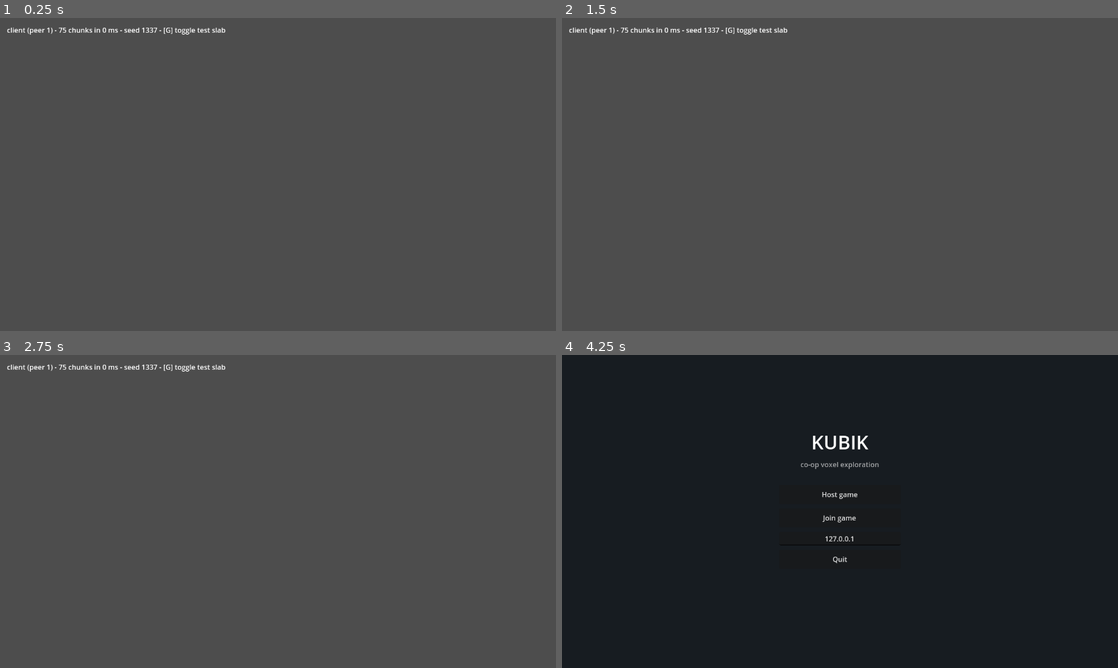
Above: before the commit, frames 1-4 (two rows, left to right).
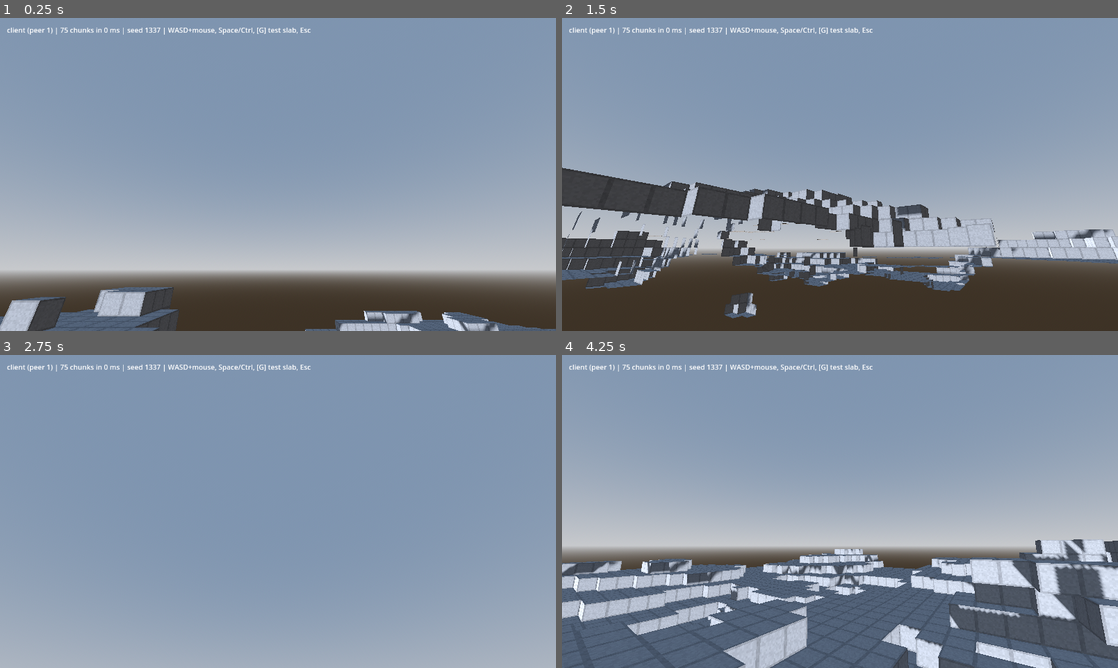
Above: after the commit, the same moments.

Repository: FrostyyTiger/Kubik
Game: Godot game, scene res://scenes/game.tscn
Two runs of this game, one before a commit and one after it. Both use one fixed random seed, a clock stepped at 60 frames per second and the inputs below. This scene is started directly instead of the project's main scene.
Inputs (mouse positions are in pixels of both pictures, inside the frame that each line leads up to):
- Up to frame 1 (0.25 s): no input
- Up to frame 2 (1.5 s): tap Enter at 0.5 s; move the mouse to (962, 158) at 0.52 s; hold D 0.53-1.28 s; hold Ctrl 0.53-1.28 s; click (962, 158) at 0.67 s; tap Space at 0.77, 1.07 s; tap Shift at 0.8, 1.35 s; move the mouse to (728, 190) at 1.27 s; hold S from 1.28 s (still down); click (728, 190) at 1.42 s
- Up to frame 3 (2.75 s): tap Space at 1.52, 1.82 s; tap Alt at 1.55, 2.1 s; move the mouse to (333, 442) at 2.02 s; release S at 2.03 s; hold D from 2.03 s (still down); hold Space from 2.03 s (still down); click (333, 442) at 2.17 s
- Up to frame 4 (4.25 s): move the mouse to (812, 574) at 2.77 s; release D at 2.78 s; release Space at 2.78 s; hold W 2.78-3.53 s; tap Space at 2.85, 3.02, 3.32, 3.77, 4.07 s; click (812, 574) at 2.92 s; tap Ctrl at 3.05 s; move the mouse to (1006, 558) at 3.52 s; hold A from 3.53 s (still down); hold Ctrl from 3.53 s (still down); click (1006, 558) at 3.67 s; tap Shift at 3.8 s; tap Escape (ui_cancel) at 4.15 s

The runs differ from the first frame. In frame 1, 95% of the frame differs, in the area x 0-100%, y 0-100%; in frame 2, 90%; in frame 3, 100%; in frame 4, 100%.

Commit message:
feat(player): free-flying debug camera
Noclip camera so we can actually look at the terrain. Explicitly not the
player: the real one will be a physics body whose input goes to the host and
whose position comes back as authoritative state.

Yaw and pitch are stored as two floats and the rotation is rebuilt from them
each frame. Accumulating deltas onto `rotation` instead slowly introduces
roll and the camera tumbles. Pitch clamps at 89 degrees because at 90 the
view direction aligns with the yaw axis and the camera flips.

Keys are read as PHYSICAL keycodes, so WASD stays under the same fingers on
a different keyboard layout. Escape is two-stage: the camera consumes the
first press to free the cursor, the second falls through to Game and leaves
the session.

World gains find_surface_y so the camera spawns above the ground rather than
inside it - the same helper the player spawn will use.

Speed modifiers left as TODO(marcel).

Co-Authored-By: Claude Opus 5 (1M context) <noreply@anthropic.com>
Claude-Session: https://claude.ai/code/session_01UiSAFbDzRSimYc9Mx2DoXk

Diff:
--- a/scenes/game.tscn
+++ b/scenes/game.tscn
@@ -1,7 +1,8 @@
-[gd_scene load_steps=6 format=3]
+[gd_scene load_steps=7 format=3]
 
 [ext_resource type="Script" path="res://scripts/game/game.gd" id="1_game"]
 [ext_resource type="Script" path="res://scripts/world/world.gd" id="2_world"]
+[ext_resource type="Script" path="res://scripts/player/fly_camera.gd" id="3_camera"]
 
 [sub_resource type="ProceduralSkyMaterial" id="ProceduralSkyMaterial_1"]
 
@@ -27,11 +28,17 @@
 [node name="World" type="Node3D" parent="."]
 script = ExtResource("2_world")
 
+[node name="FlyCamera" type="Camera3D" parent="."]
+transform = Transform3D(1, 0, 0, 0, 0.9063, -0.4226, 0, 0.4226, 0.9063, 0, 56, 0)
+current = true
+far = 512.0
+script = ExtResource("3_camera")
+
 [node name="HUD" type="CanvasLayer" parent="."]
 
 [node name="Status" type="Label" parent="HUD"]
 offset_left = 16.0
 offset_top = 16.0
-offset_right = 816.0
+offset_right = 916.0
 offset_bottom = 44.0
 text = "..."
--- a/scripts/game/game.gd
+++ b/scripts/game/game.gd
@@ -11,26 +11,36 @@
 ## guaranteed to land in open air and be visible from anywhere.
 const DEBUG_SLAB_Y := 47
 
+## How far above the ground to drop the camera once the world exists.
+const SPAWN_CLEARANCE := 6.0
+
 @onready var _world: World = $World
+@onready var _camera: FlyCamera = $FlyCamera
 @onready var _status: Label = $HUD/Status
 
 var _slab_present := false
 
 
 func _ready() -> void:
-	var role_name := "host" if Net.is_host() else "client"
-	_status.text = "%s - generating world..." % role_name
+	_status.text = "%s - generating world..." % _role_name()
 	_world.generation_finished.connect(_on_world_ready)
 	_world.setup(DEBUG_SEED)
 
 
 func _on_world_ready(chunk_count: int, elapsed_ms: int) -> void:
-	var role_name := "host" if Net.is_host() else "client"
-	_status.text = "%s (peer %d) - %d chunks in %d ms - seed %d - [G] toggle test slab" % [
-		role_name, Net.local_peer_id(), chunk_count, elapsed_ms, _world.world_seed]
+	# The camera starts above everything so it is never buried mid-generation;
+	# once the terrain exists we drop it to just above the ground at the
+	# origin. Happens within a second of entering the scene.
+	var surface := _world.find_surface_y(0, 0)
+	_camera.position = Vector3(0.5, surface + SPAWN_CLEARANCE, 0.5)
+
+	_status.text = "%s (peer %d) | %d chunks in %d ms | seed %d | WASD+mouse, Space/Ctrl, [G] test slab, Esc" % [
+		_role_name(), Net.local_peer_id(), chunk_count, elapsed_ms, _world.world_seed]
 
 
 func _unhandled_input(event: InputEvent) -> void:
+	# Reaches us only if FlyCamera did not consume it, which is how the
+	# two-stage Escape works: first press frees the cursor, second lands here.
 	if event.is_action_pressed("ui_cancel"):
 		Net.leave()
 		get_tree().change_scene_to_file("res://scenes/main_menu.tscn")
@@ -52,3 +62,7 @@
 		for z in range(-1, 2):
 			# Note: a request, not a write. Even the host goes through this.
 			_world.request_set_block(Vector3i(x, DEBUG_SLAB_Y, z), id)
+
+
+func _role_name() -> String:
+	return "host" if Net.is_host() else "client"
--- /dev/null
+++ b/scripts/player/fly_camera.gd
@@ -0,0 +1,112 @@
+class_name FlyCamera
+extends Camera3D
+
+## Free-flying debug camera. Noclip, no gravity, no collision.
+##
+## This is NOT the player. It is a tool for looking at the world while we build
+## it. The real player will be a physics body whose INPUT goes to the host, and
+## whose position comes back as authoritative state - see docs in the README.
+
+const BASE_SPEED := 14.0
+const SPRINT_MULTIPLIER := 4.0
+const PRECISION_MULTIPLIER := 0.25
+const MOUSE_SENSITIVITY := 0.0025
+
+## Just short of 90. At exactly 90 the view direction lines up with the yaw
+## axis and the camera flips over as you cross it.
+const PITCH_LIMIT_DEG := 89.0
+
+## Yaw and pitch are kept as plain numbers and the rotation is rebuilt from
+## them every time. Adding deltas straight onto `rotation` accumulates roll,
+## and the camera slowly tumbles - a beginner bug worth never writing once.
+var _yaw := 0.0
+var _pitch := 0.0
+
+
+func _ready() -> void:
+	# Start from whatever the scene author set, so the camera does not snap.
+	_yaw = rotation.y
+	_pitch = rotation.x
+	_capture_mouse(true)
+
+
+func _exit_tree() -> void:
+	# Leaving the game with a captured cursor makes the menu unusable.
+	_capture_mouse(false)
+
+
+func _unhandled_input(event: InputEvent) -> void:
+	if event is InputEventMouseMotion and _mouse_captured():
+		_yaw -= event.relative.x * MOUSE_SENSITIVITY
+		_pitch -= event.relative.y * MOUSE_SENSITIVITY
+		var limit := deg_to_rad(PITCH_LIMIT_DEG)
+		_pitch = clampf(_pitch, -limit, limit)
+		# Godot's euler order is YXZ, so (pitch, yaw, 0) means "yaw, then pitch
+		# within the yawed frame" - FPS behaviour, and roll stays exactly zero.
+		rotation = Vector3(_pitch, _yaw, 0.0)
+		get_viewport().set_input_as_handled()
+		return
+
+	# Click back into the window after releasing the cursor.
+	if event is InputEventMouseButton and event.pressed and not _mouse_captured():
+		_capture_mouse(true)
+		get_viewport().set_input_as_handled()
+		return
+
+	if event.is_action_pressed("ui_cancel") and _mouse_captured():
+		# First Escape frees the cursor and is consumed here. A second one is
+		# left unhandled, so Game sees it and leaves the session.
+		_capture_mouse(false)
+		get_viewport().set_input_as_handled()
+
+
+func _process(delta: float) -> void:
+	if not _mouse_captured():
+		return
+
+	# Physical keycodes are position-based: WASD stays where WASD is, whatever
+	# keyboard layout the other player has. Rebindable InputMap actions come
+	# when we build the real player.
+	var b := transform.basis
+	var dir := Vector3.ZERO
+	if Input.is_physical_key_pressed(KEY_W):
+		dir -= b.z
+	if Input.is_physical_key_pressed(KEY_S):
+		dir += b.z
+	if Input.is_physical_key_pressed(KEY_A):
+		dir -= b.x
+	if Input.is_physical_key_pressed(KEY_D):
+		dir += b.x
+	# Vertical is along the WORLD up axis, not the camera's, so looking down
+	# does not turn Space into "fly forwards".
+	if Input.is_physical_key_pressed(KEY_SPACE):
+		dir += Vector3.UP
+	if Input.is_physical_key_pressed(KEY_CTRL):
+		dir -= Vector3.UP
+
+	if dir == Vector3.ZERO:
+		return
+	# Normalise so diagonals are not sqrt(2) times faster than straight lines.
+	position += dir.normalized() * BASE_SPEED * _speed_multiplier() * delta
+
+
+## Multiplier applied to BASE_SPEED this frame.
+func _speed_multiplier() -> float:
+	# TODO(marcel): flying at one speed gets old fast when the world is 80
+	# blocks across.
+	#
+	#   - Shift held -> SPRINT_MULTIPLIER
+	#   - Alt held   -> PRECISION_MULTIPLIER  (for lining up a screenshot)
+	#   - neither    -> 1.0
+	#
+	# Hint: Input.is_physical_key_pressed(KEY_SHIFT) and KEY_ALT. Check sprint
+	# first so that holding both is not ambiguous. Three lines, no state.
+	return 1.0
+
+
+func _mouse_captured() -> bool:
+	return Input.mouse_mode == Input.MOUSE_MODE_CAPTURED
+
+
+func _capture_mouse(on: bool) -> void:
+	Input.mouse_mode = Input.MOUSE_MODE_CAPTURED if on else Input.MOUSE_MODE_VISIBLE
--- a/scripts/world/world.gd
+++ b/scripts/world/world.gd
@@ -252,3 +252,12 @@
 	var node: ChunkNode = _chunk_nodes.get(cpos)
 	if node != null:
 		node.rebuild(Callable(self, "is_solid_world"))
+
+
+## Y of the highest solid block in this column, or -1 if the column is empty.
+## Used for spawning things on the ground instead of inside it.
+func find_surface_y(wx: int, wz: int) -> int:
+	for y in range(CHUNKS_Y * Chunk.SIZE - 1, -1, -1):
+		if is_solid_world(wx, y, wz):
+			return y
+	return -1
